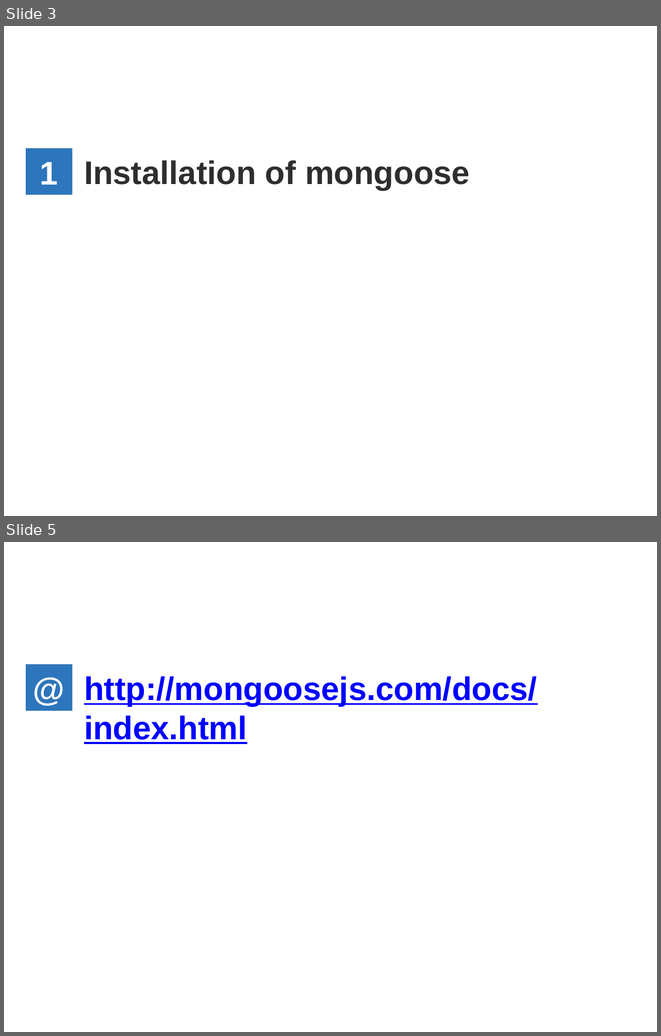
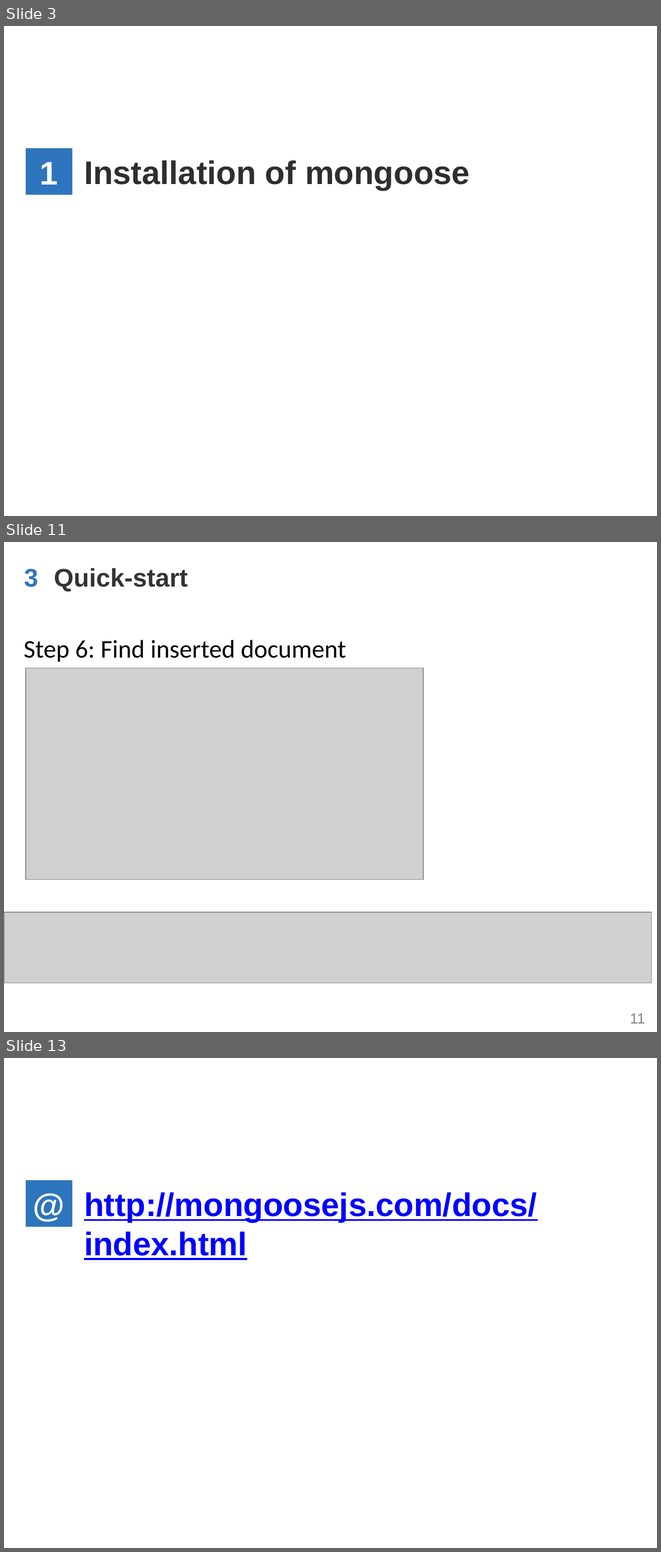
Before and after one commit to WenhaoXu/full-stack-web-course, a slide deck: db/mongodb/2017/materials/MongoDB_CH5_Using_in_nodeJS.pptx. Shown one above the other, each under a label of ours: slides 3 and 5 before the commit, slides 3, 11 and 13 after it; the slides between them are not shown. The pictures are 661x1036 and 661x1552 pixels, drawn with LibreOffice and Linux fonts; fonts in the diff are those of the drawing; grey boxes stand for pictures; background and template pictures are left out. Boxes give left, top, right and bottom in pixels: in the first picture for what was removed or moved away, otherwise in the second. Text is boxed around its words. In the diff, an @@ line names an element or a change of style, - is before the commit and + after.

```diff
--- a/db/mongodb/2017/materials/MongoDB_CH5_Using_in_nodeJS.pptx
+++ b/db/mongodb/2017/materials/MongoDB_CH5_Using_in_nodeJS.pptx
@@ slide 11 added at box(4, 542, 657, 1032), background #FFFFFF; not listed: 1 template element that a slide beside it also shows @@
@@ text added at box(24, 568, 38, 587), 28 pt, text #2D75BC, bold @@
+3
@@ text added at box(54, 568, 188, 591), 28 pt, text #333333, bold @@
+Quick-start
@@ text added at box(24, 640, 346, 662), 28 pt, text #000000 @@
+Step 6: Find inserted document
@@ picture added at box(26, 668, 423, 880) @@
@@ picture added at box(4, 912, 652, 983) @@
@@ what was slide 5 is now slide 13 @@
```
Also in this commit, not shown: 2 slides changed, 7 other slides added.
